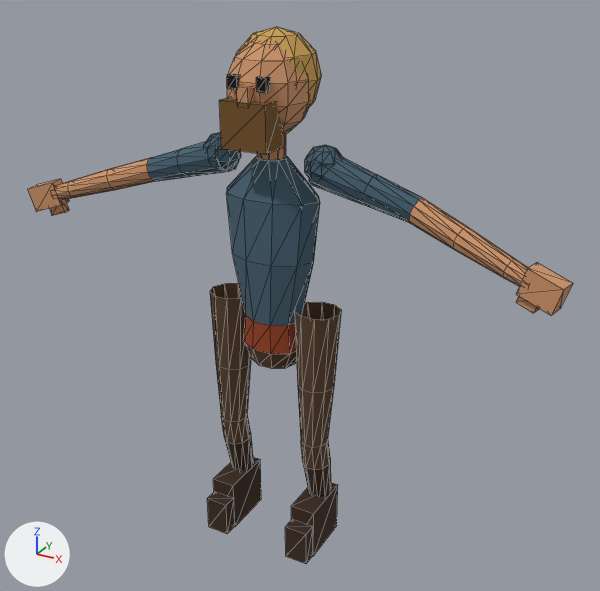
An edit to the glTF model assets/characters/shared/heroic_humanoid.glb, drawn before and after from the same camera.
Before and after are seen from a 50 mm camera at (1.275, -2.141, 2.004) aimed at (0.073, 0.045, 0.912). The axes (+X, +Y, +Z) are drawn at lower left. The lights are the same throughout. The older version comes first. Mesh edges are drawn as thin lines. Vertices at exactly the same position are counted once.

The scene before the commit, as lines of its bpy script (objects in view):
```python
ob_hero_arml = bpy.data.objects.new('Hero_ArmL', me_hero_arml)
ob_hero_arml.location = (0.0, 0.0, 0.0)
ob_hero_armr = bpy.data.objects.new('Hero_ArmR', me_hero_armr)
ob_hero_armr.location = (0.0, 0.0, 0.0)
ob_hero_handl = bpy.data.objects.new('Hero_HandL', me_hero_handl)
ob_hero_handl.location = (0.0, 0.0, 0.0)
ob_hero_handr = bpy.data.objects.new('Hero_HandR', me_hero_handr)
ob_hero_handr.location = (0.0, 0.0, 0.0)
ob_hero_legr = bpy.data.objects.new('Hero_LegR', me_hero_legr)
ob_hero_legr.location = (0.0, 0.0, 0.0)
# also in view: 'Hero_Torso' at (0.0, 0.0, 1.053); 'Hero_LegL' at (0.162, 0.002, 0.522); 'Hero_BootL' at (0.162, -0.031, 0.091); 'Hero_Head' at (0.0, 0.001, 1.561); 'Hero_BootR' at (-0.162, -0.031, 0.091)
```
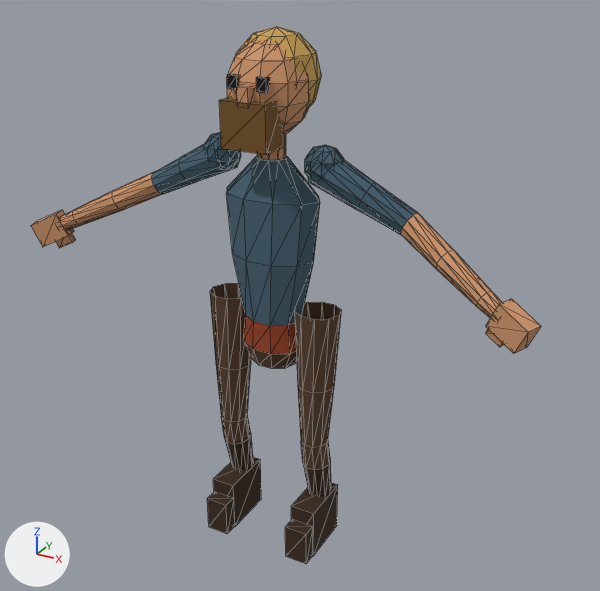
Location of each change, [x1, y1, x2, y2] in pixels of the pictures (600 x 591 px):
'Hero_ArmL', reshaped (11% narrower, 22% taller): before [309, 156, 528, 286]; after [308, 159, 503, 318]
'Hero_ArmR', reshaped (46% taller): before [56, 142, 239, 200]; after [60, 145, 240, 230]
'Hero_HandL', reshaped: before [516, 263, 573, 315]; after [486, 299, 541, 354]
'Hero_HandR', reshaped (10% wider): before [28, 179, 69, 216]; after [31, 210, 76, 248]

Patch to the scene script:
```diff
--- a/assets/characters/shared/heroic_humanoid.glb.py
+++ b/assets/characters/shared/heroic_humanoid.glb.py
@@ me_hero_arml @@
 # used by ob_hero_arml; location = (0.0, 0.0, 0.0)
-me_hero_arml.from_pydata(...)  # 61 vertices, 110 faces; spans x 0.144..0.849, y -0.102..0.058, z 1.133..1.417
+me_hero_arml.from_pydata(...)  # 61 vertices, 110 faces; spans x 0.137..0.799, y -0.151..0.058, z 1.041..1.417
+# me_hero_arml part 1: 61 of 61 vertices moved; they spanned x 0.144..0.849, y -0.102..0.058, z 1.133..1.417 and now span x 0.137..0.799, y -0.151..0.058, z 1.041..1.417; mean shift (-0.027, -0.019, -0.052)
 me_hero_arml.materials.append(mat_hero_skin)
@@ me_hero_armr @@
 # used by ob_hero_armr; location = (0.0, 0.0, 0.0)
-me_hero_armr.from_pydata(...)  # 61 vertices, 110 faces; spans x -0.849..-0.144, y -0.102..0.058, z 1.133..1.417
+me_hero_armr.from_pydata(...)  # 61 vertices, 110 faces; spans x -0.799..-0.137, y -0.151..0.058, z 1.041..1.417
+# me_hero_armr part 2: 61 of 61 vertices moved; they spanned x -0.849..-0.144, y -0.102..0.058, z 1.133..1.417 and now span x -0.799..-0.137, y -0.151..0.058, z 1.041..1.417; mean shift (0.027, -0.019, -0.052)
 me_hero_armr.materials.append(mat_hero_skin)
@@ me_hero_handl @@
 # used by ob_hero_handl; location = (0.0, 0.0, 0.0)
-me_hero_handl.from_pydata(...)  # 16 vertices, 24 faces; spans x 0.8012..0.938, y -0.1223..-0.0423, z 1.0784..1.2033
+me_hero_handl.from_pydata(...)  # 16 vertices, 24 faces; spans x 0.7388..0.8852, y -0.1868..-0.0879, z 0.9831..1.1103
+# me_hero_handl part 3: the whole mesh is multiplied about its middle by the matrix ((0.979, 0.16, 0.128), (-0.155, 0.987, -0.048), (-0.134, 0.027, 0.991)), then moved by (-0.0577, -0.0547, -0.0977)
 me_hero_handl.materials.append(mat_hero_skin)
@@ me_hero_handr @@
 # used by ob_hero_handr; location = (0.0, 0.0, 0.0)
-me_hero_handr.from_pydata(...)  # 16 vertices, 24 faces; spans x -0.938..-0.8012, y -0.1223..-0.0423, z 1.0784..1.2033
+me_hero_handr.from_pydata(...)  # 16 vertices, 24 faces; spans x -0.8852..-0.7388, y -0.1868..-0.0879, z 0.9831..1.1103
+# me_hero_handr part 4: the whole mesh is multiplied about its middle by the matrix ((0.979, -0.16, -0.128), (0.155, 0.987, -0.048), (0.134, 0.027, 0.991)), then moved by (0.0577, -0.0547, -0.0977)
 me_hero_handr.materials.append(mat_hero_skin)
```
